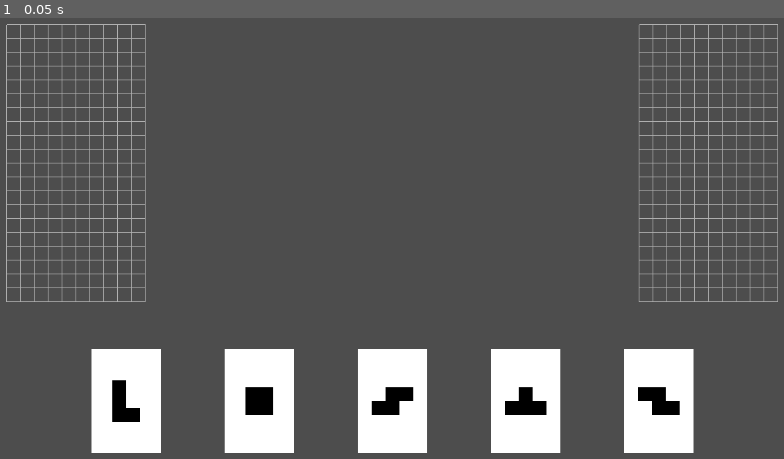
Above: before the commit, frame 1.
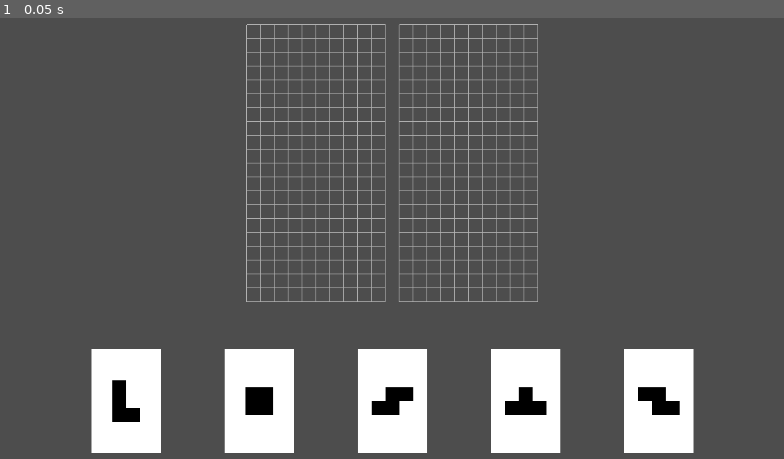
Above: after the commit, the same moment.

Repository: dBinet/SquirrelAttack
Game: Godot game, scene res://scenes/Main.tscn
Same seed, same stepped clock (60 frames per second), same inputs: the game is played once before the commit and once after it.
Inputs:
- Up to frame 1 (0.05 s): no input

The runs differ from the first frame. In frame 1, 6.8% of the frame differs, in the area x 0-100%, y 1-65%.

Commit message:
Center grids relative to viewport

Diff:
--- a/scripts/Main.gd
+++ b/scripts/Main.gd
@@ -48,11 +48,11 @@
         return
     var viewport_size := _previous_viewport_size
     var grid_width := Grid.COLS * Grid.CELL_SIZE
+    var pair_width := grid_width * 2 + GRID_MARGIN
+    var start_x := (viewport_size.x - pair_width) / 2.0
     var top_y := GRID_MARGIN
-    var left_x := GRID_MARGIN
-    _grids[0].position = Vector2(left_x, top_y)
-    var right_x := viewport_size.x - grid_width - GRID_MARGIN
-    _grids[1].position = Vector2(right_x, top_y)
+    _grids[0].position = Vector2(start_x, top_y)
+    _grids[1].position = Vector2(start_x + grid_width + GRID_MARGIN, top_y)
 
 func on_card_dropped(card: Card) -> bool:
     for grid in _grids:
